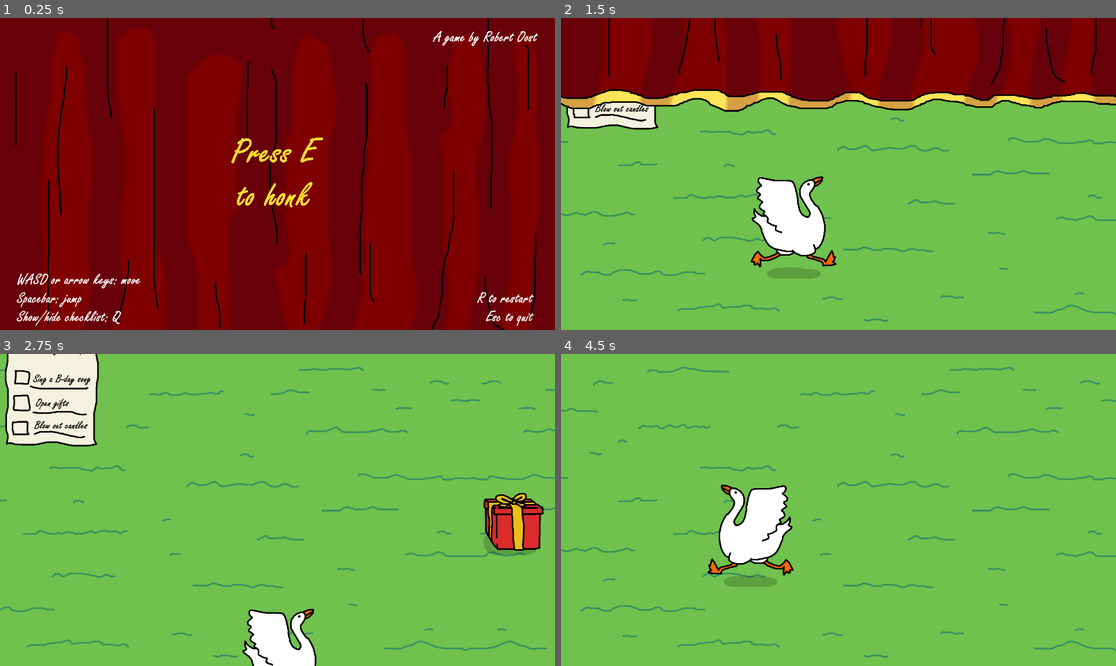
Above: before the commit, frames 1-4 (two rows, left to right).
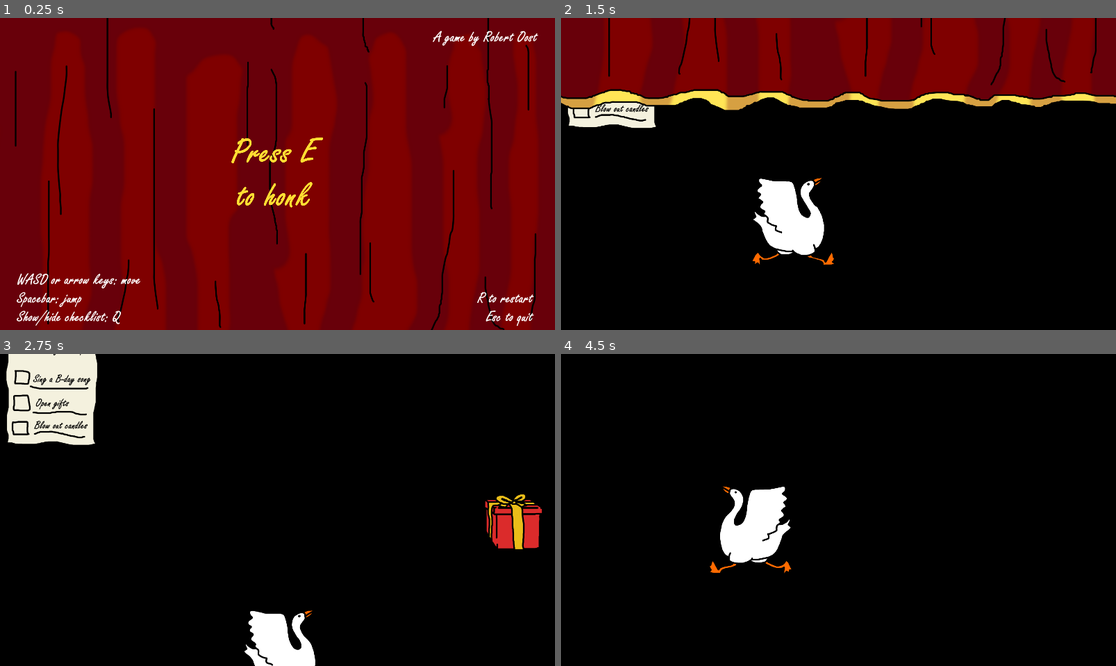
Above: after the commit, the same moments.

Repository: robertoost/BirthdayGoosie
Game: Godot game, scene res://scenes/testlevel.tscn
Same seed, same stepped clock (60 frames per second), same inputs: the game is played once before the commit and once after it. Sound files missing from this copy of the repository are replaced by a short silence.
Inputs:
- Up to frame 1 (0.25 s): no input
- Up to frame 2 (1.5 s): tap Enter at 0.5 s; hold D (right) 0.53-1.28 s; tap E (honk) at 0.6 s; tap Space (jump) at 0.77, 0.8, 1.07, 1.35 s; hold S (down) from 1.28 s (still down)
- Up to frame 3 (2.75 s): tap Space (jump) at 1.52, 1.82, 2.3 s; tap E (honk) at 1.55 s; release S (down) at 2.03 s; hold D (right) from 2.03 s (still down); tap Q (checklist) at 2.1 s
- Up to frame 4 (4.5 s): release D (right) at 2.78 s; hold W (up) 2.78-3.53 s; tap E (honk) at 2.85, 3.6 s; tap Space (jump) at 3.02, 3.32, 3.77, 3.8, 4.07, 4.35 s; hold A (left) from 3.53 s (still down)

The runs differ from the first frame. In frame 2, 68% of the frame differs, in the area x 0-100%, y 25-100%; in frame 3, 92%; in frame 4, 97%, in the area x 0-100%, y 0-100%.

Commit message:
feat(art): extra redrawn frames for flickering

Diff:
--- a/project.godot
+++ b/project.godot
@@ -21,6 +21,7 @@
 window/size/viewport_width=1920
 window/size/viewport_height=1080
 window/size/mode=3
+window/vsync/vsync_mode=0
 
 [input]
 
--- a/scenes/goose.tscn
+++ b/scenes/goose.tscn
@@ -14,59 +14,97 @@
 [sub_resource type="RectangleShape2D" id="RectangleShape2D_6ojwg"]
 size = Vector2(298, 60)
 
-[sub_resource type="AtlasTexture" id="AtlasTexture_8x0k7"]
+[sub_resource type="AtlasTexture" id="AtlasTexture_hudvl"]
 atlas = ExtResource("1_1e5j5")
 region = Rect2(0, 700, 600, 700)
 
-[sub_resource type="AtlasTexture" id="AtlasTexture_gobtl"]
+[sub_resource type="AtlasTexture" id="AtlasTexture_xty13"]
+atlas = ExtResource("1_1e5j5")
+region = Rect2(600, 700, 600, 700)
+
+[sub_resource type="AtlasTexture" id="AtlasTexture_mvl22"]
+atlas = ExtResource("1_1e5j5")
+region = Rect2(1200, 700, 600, 700)
+
+[sub_resource type="AtlasTexture" id="AtlasTexture_w33b8"]
+atlas = ExtResource("1_1e5j5")
+region = Rect2(4200, 700, 600, 700)
+
+[sub_resource type="AtlasTexture" id="AtlasTexture_f1s14"]
+atlas = ExtResource("1_1e5j5")
+region = Rect2(4800, 700, 600, 700)
+
+[sub_resource type="AtlasTexture" id="AtlasTexture_6q07y"]
+atlas = ExtResource("1_1e5j5")
+region = Rect2(5400, 700, 600, 700)
+
+[sub_resource type="AtlasTexture" id="AtlasTexture_ink6i"]
+atlas = ExtResource("1_1e5j5")
+region = Rect2(2400, 700, 600, 700)
+
+[sub_resource type="AtlasTexture" id="AtlasTexture_tcrkn"]
 atlas = ExtResource("1_1e5j5")
 region = Rect2(3000, 700, 600, 700)
 
-[sub_resource type="AtlasTexture" id="AtlasTexture_2givt"]
-atlas = ExtResource("1_1e5j5")
-region = Rect2(1200, 700, 600, 700)
-
-[sub_resource type="AtlasTexture" id="AtlasTexture_dflvp"]
+[sub_resource type="AtlasTexture" id="AtlasTexture_x6cuh"]
+atlas = ExtResource("1_1e5j5")
+region = Rect2(3600, 700, 600, 700)
+
+[sub_resource type="AtlasTexture" id="AtlasTexture_s4dcg"]
 atlas = ExtResource("1_1e5j5")
 region = Rect2(1800, 700, 600, 700)
 
-[sub_resource type="AtlasTexture" id="AtlasTexture_nf4b8"]
-atlas = ExtResource("1_1e5j5")
-region = Rect2(2400, 700, 600, 700)
-
-[sub_resource type="AtlasTexture" id="AtlasTexture_g1y1o"]
-atlas = ExtResource("1_1e5j5")
-region = Rect2(600, 700, 600, 700)
-
-[sub_resource type="AtlasTexture" id="AtlasTexture_nvux3"]
+[sub_resource type="AtlasTexture" id="AtlasTexture_jl35n"]
 atlas = ExtResource("1_1e5j5")
 region = Rect2(0, 0, 600, 700)
 
-[sub_resource type="AtlasTexture" id="AtlasTexture_dr0rg"]
+[sub_resource type="AtlasTexture" id="AtlasTexture_hg0es"]
+atlas = ExtResource("1_1e5j5")
+region = Rect2(600, 0, 600, 700)
+
+[sub_resource type="AtlasTexture" id="AtlasTexture_33j2g"]
+atlas = ExtResource("1_1e5j5")
+region = Rect2(1200, 0, 600, 700)
+
+[sub_resource type="AtlasTexture" id="AtlasTexture_whvdh"]
+atlas = ExtResource("1_1e5j5")
+region = Rect2(4200, 0, 600, 700)
+
+[sub_resource type="AtlasTexture" id="AtlasTexture_l8idm"]
+atlas = ExtResource("1_1e5j5")
+region = Rect2(4800, 0, 600, 700)
+
+[sub_resource type="AtlasTexture" id="AtlasTexture_45sua"]
+atlas = ExtResource("1_1e5j5")
+region = Rect2(5400, 0, 600, 700)
+
+[sub_resource type="AtlasTexture" id="AtlasTexture_jql8r"]
+atlas = ExtResource("1_1e5j5")
+region = Rect2(2400, 0, 600, 700)
+
+[sub_resource type="AtlasTexture" id="AtlasTexture_b4641"]
 atlas = ExtResource("1_1e5j5")
 region = Rect2(3000, 0, 600, 700)
 
-[sub_resource type="AtlasTexture" id="AtlasTexture_7brha"]
-atlas = ExtResource("1_1e5j5")
-region = Rect2(1200, 0, 600, 700)
-
-[sub_resource type="AtlasTexture" id="AtlasTexture_xiyeg"]
+[sub_resource type="AtlasTexture" id="AtlasTexture_budvf"]
+atlas = ExtResource("1_1e5j5")
+region = Rect2(3600, 0, 600, 700)
+
+[sub_resource type="AtlasTexture" id="AtlasTexture_q501l"]
 atlas = ExtResource("1_1e5j5")
 region = Rect2(1800, 0, 600, 700)
-
-[sub_resource type="AtlasTexture" id="AtlasTexture_ldco0"]
-atlas = ExtResource("1_1e5j5")
-region = Rect2(2400, 0, 600, 700)
-
-[sub_resource type="AtlasTexture" id="AtlasTexture_2xqpk"]
-atlas = ExtResource("1_1e5j5")
-region = Rect2(600, 0, 600, 700)
 
 [sub_resource type="SpriteFrames" id="SpriteFrames_oevbk"]
 animations = [{
 "frames": [{
 "duration": 1.0,
-"texture": SubResource("AtlasTexture_8x0k7")
+"texture": SubResource("AtlasTexture_hudvl")
+}, {
+"duration": 1.0,
+"texture": SubResource("AtlasTexture_xty13")
+}, {
+"duration": 1.0,
+"texture": SubResource("AtlasTexture_mvl22")
 }],
 "loop": true,
 "name": &"honk_idle",
@@ -74,7 +112,13 @@
 }, {
 "frames": [{
 "duration": 1.0,
-"texture": SubResource("AtlasTexture_gobtl")
+"texture": SubResource("AtlasTexture_w33b8")
+}, {
+"duration": 1.0,
+"texture": SubResource("AtlasTexture_f1s14")
+}, {
+"duration": 1.0,
+"texture": SubResource("AtlasTexture_6q07y")
 }],
 "loop": true,
 "name": &"honk_jump",
@@ -82,16 +126,16 @@
 }, {
 "frames": [{
 "duration": 1.0,
-"texture": SubResource("AtlasTexture_2givt")
+"texture": SubResource("AtlasTexture_ink6i")
 }, {
 "duration": 1.2,
-"texture": SubResource("AtlasTexture_dflvp")
-}, {
-"duration": 1.0,
-"texture": SubResource("AtlasTexture_nf4b8")
+"texture": SubResource("AtlasTexture_tcrkn")
+}, {
+"duration": 1.0,
+"texture": SubResource("AtlasTexture_x6cuh")
 }, {
 "duration": 1.2,
-"texture": SubResource("AtlasTexture_g1y1o")
+"texture": SubResource("AtlasTexture_s4dcg")
 }],
 "loop": true,
 "name": &"honk_walk",
@@ -99,7 +143,13 @@
 }, {
 "frames": [{
 "duration": 1.0,
-"texture": SubResource("AtlasTexture_nvux3")
+"texture": SubResource("AtlasTexture_jl35n")
+}, {
+"duration": 1.0,
+"texture": SubResource("AtlasTexture_hg0es")
+}, {
+"duration": 1.0,
+"texture": SubResource("AtlasTexture_33j2g")
 }],
 "loop": true,
 "name": &"idle",
@@ -107,7 +157,13 @@
 }, {
 "frames": [{
 "duration": 1.0,
-"texture": SubResource("AtlasTexture_dr0rg")
+"texture": SubResource("AtlasTexture_whvdh")
+}, {
+"duration": 1.0,
+"texture": SubResource("AtlasTexture_l8idm")
+}, {
+"duration": 1.0,
+"texture": SubResource("AtlasTexture_45sua")
 }],
 "loop": true,
 "name": &"jump",
@@ -115,16 +171,16 @@
 }, {
 "frames": [{
 "duration": 1.0,
-"texture": SubResource("AtlasTexture_7brha")
+"texture": SubResource("AtlasTexture_jql8r")
 }, {
 "duration": 1.2,
-"texture": SubResource("AtlasTexture_xiyeg")
-}, {
-"duration": 1.0,
-"texture": SubResource("AtlasTexture_ldco0")
+"texture": SubResource("AtlasTexture_b4641")
+}, {
+"duration": 1.0,
+"texture": SubResource("AtlasTexture_budvf")
 }, {
 "duration": 1.2,
-"texture": SubResource("AtlasTexture_2xqpk")
+"texture": SubResource("AtlasTexture_q501l")
 }],
 "loop": true,
 "name": &"walk",
@@ -212,7 +268,7 @@
 stream_0/stream = ExtResource("8_e1e5y")
 
 [sub_resource type="AudioStreamRandomizer" id="AudioStreamRandomizer_4n3w4"]
-random_pitch = 1.2
+random_pitch = 1.1
 random_volume_offset_db = 0.45
 streams_count = 1
 stream_0/stream = ExtResource("2_kh86p")
@@ -229,7 +285,8 @@
 z_index = 1
 y_sort_enabled = true
 sprite_frames = SubResource("SpriteFrames_oevbk")
-animation = &"honk_idle"
+animation = &"jump"
+frame_progress = 0.488465
 centered = false
 offset = Vector2(-300, -680)
 
@@ -267,6 +324,6 @@
 position = Vector2(0, -324)
 stream = SubResource("AudioStreamRandomizer_4n3w4")
 volume_db = 15.344
-pitch_scale = 3.0
+pitch_scale = 4.0
 
 [connection signal="frame_changed" from="AnimatedSprite2D" to="." method="_on_animated_sprite_2d_frame_changed"]
--- a/scenes/testlevel.tscn
+++ b/scenes/testlevel.tscn
@@ -1,7 +1,7 @@
-[gd_scene load_steps=12 format=3 uid="uid://bpic6gtp33wmx"]
+[gd_scene load_steps=16 format=3 uid="uid://bpic6gtp33wmx"]
 
 [ext_resource type="PackedScene" uid="uid://d4hnw4he3r0ui" path="res://scenes/goose.tscn" id="1_nxvfo"]
-[ext_resource type="Texture2D" uid="uid://bhcga5psbifav" path="res://sprites/goose_ground.png" id="2_pq7rf"]
+[ext_resource type="Texture2D" uid="uid://d4k4pjbdcxa3o" path="res://sprites/ground_spritesheet.png" id="2_ktrg6"]
 [ext_resource type="PackedScene" uid="uid://8o3aekaqkfaj" path="res://scenes/gift.tscn" id="3_v24c5"]
 [ext_resource type="PackedScene" uid="uid://cdcjqptibcs5q" path="res://scenes/checklist.tscn" id="4_e4ffv"]
 [ext_resource type="PackedScene" uid="uid://d2y4tquqqh4w6" path="res://scenes/cake.tscn" id="5_bqdwa"]
@@ -21,6 +21,35 @@
 [sub_resource type="WorldBoundaryShape2D" id="WorldBoundaryShape2D_rfmk1"]
 normal = Vector2(0, 1)
 distance = 180.0
+
+[sub_resource type="AtlasTexture" id="AtlasTexture_gklaq"]
+atlas = ExtResource("2_ktrg6")
+region = Rect2(0, 0, 7680, 2160)
+
+[sub_resource type="AtlasTexture" id="AtlasTexture_yyy1h"]
+atlas = ExtResource("2_ktrg6")
+region = Rect2(7680, 0, 7680, 2160)
+
+[sub_resource type="AtlasTexture" id="AtlasTexture_owps1"]
+atlas = ExtResource("2_ktrg6")
+region = Rect2(15360, 0, 7680, 2160)
+
+[sub_resource type="SpriteFrames" id="SpriteFrames_r5cmq"]
+animations = [{
+"frames": [{
+"duration": 1.0,
+"texture": SubResource("AtlasTexture_gklaq")
+}, {
+"duration": 1.0,
+"texture": SubResource("AtlasTexture_yyy1h")
+}, {
+"duration": 1.0,
+"texture": SubResource("AtlasTexture_owps1")
+}],
+"loop": true,
+"name": &"default",
+"speed": 2.5
+}]
 
 [sub_resource type="GDScript" id="GDScript_5kccq"]
 resource_name = "camera"
@@ -54,11 +83,12 @@
 scale = Vector2(0.5, 0.5)
 collision_mask = 5
 
-[node name="Ground" type="Sprite2D" parent="."]
+[node name="Ground" type="AnimatedSprite2D" parent="."]
 z_index = -1
 position = Vector2(1920, 540)
 scale = Vector2(0.5, 0.5)
-texture = ExtResource("2_pq7rf")
+sprite_frames = SubResource("SpriteFrames_r5cmq")
+frame_progress = 0.143713
 
 [node name="Checklist" parent="." instance=ExtResource("4_e4ffv")]
 scale = Vector2(0.5, 0.5)
@@ -67,6 +97,7 @@
 [node name="Camera2D" type="Camera2D" parent="."]
 rotation = 3.14159
 scale = Vector2(0.0707106, -0.208891)
+process_callback = 0
 limit_left = 0
 limit_top = 0
 limit_right = 3840
Not shown: 1 places in scenes/goose.tscn that only renumber resources
Binary file removed: sprites/close_goose.png
Binary file changed: sprites/goose_spritesheet.png
Binary file added: sprites/ground_spritesheet.png
Not shown, changed: sprites/ground_spritesheet.png.import
